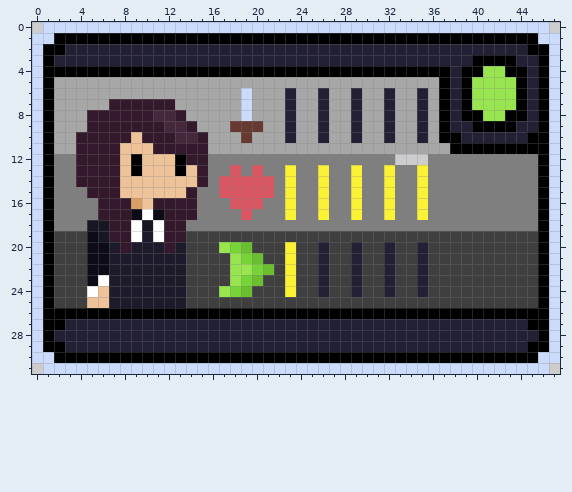
Pixel-art sprite, stored at ScrumTeam7/resource/Textures/Lehrer/Karten/Karte_RELI_Back.png. Above is the file before it was changed.
The file is 48x32 pixels. Colours within 5 levels of each other are drawn and written as one.
After:
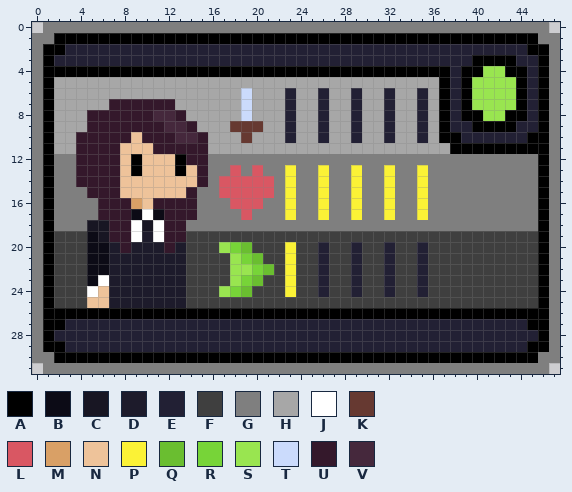
Palette (. is transparent): A #000000  B #0c0b16  C #181623  D #1d1b2b  E #222034  F #3f3f3f  G #7f7f7f  H #a7a7a7  J #ffffff  K #663931  L #d95763  M #d9a066  N #eec39a  P #fbf236  Q #6abe30  R #77d438  S #99e550  T #cbdbfc  U #34182b  V #45283c
Difference:
y 0: x 1..46 TTTTTTTTTTTTTTTTTTTTTTTTTTTTTTTTTTTTTTTTTTTTTT -> GGGGGGGGGGGGGGGGGGGGGGGGGGGGGGGGGGGGGGGGGGGGGG
y 1: x 0..1 TT -> GG; x 46..47 TT -> GG
y 2..11: x 0 T -> G; x 47 T -> G
y 12: x 0 T -> G; x 33..35 ... -> GGG; x 47 T -> G
y 13..29: x 0 T -> G; x 47 T -> G
y 30: x 0..1 TT -> GG; x 46..47 TT -> GG
y 31: x 1..46 TTTTTTTTTTTTTTTTTTTTTTTTTTTTTTTTTTTTTTTTTTTTTT -> GGGGGGGGGGGGGGGGGGGGGGGGGGGGGGGGGGGGGGGGGGGGGG
